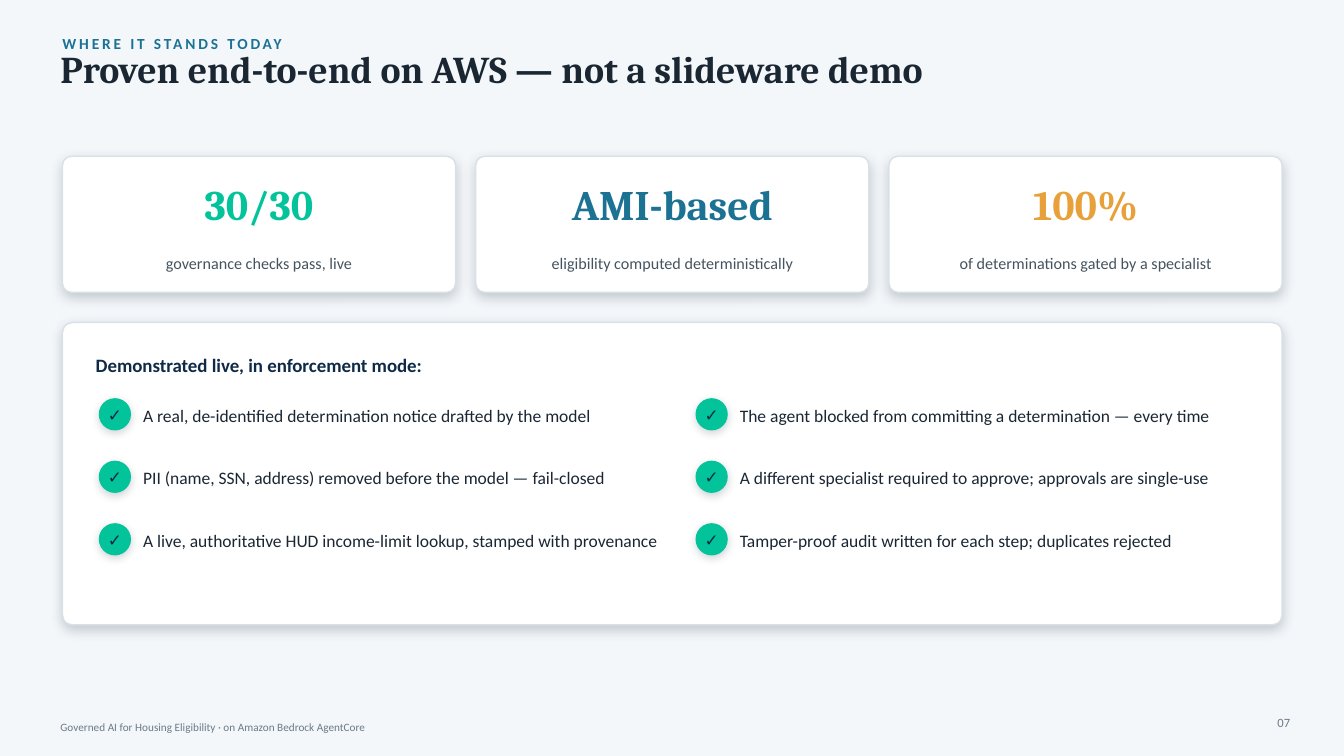
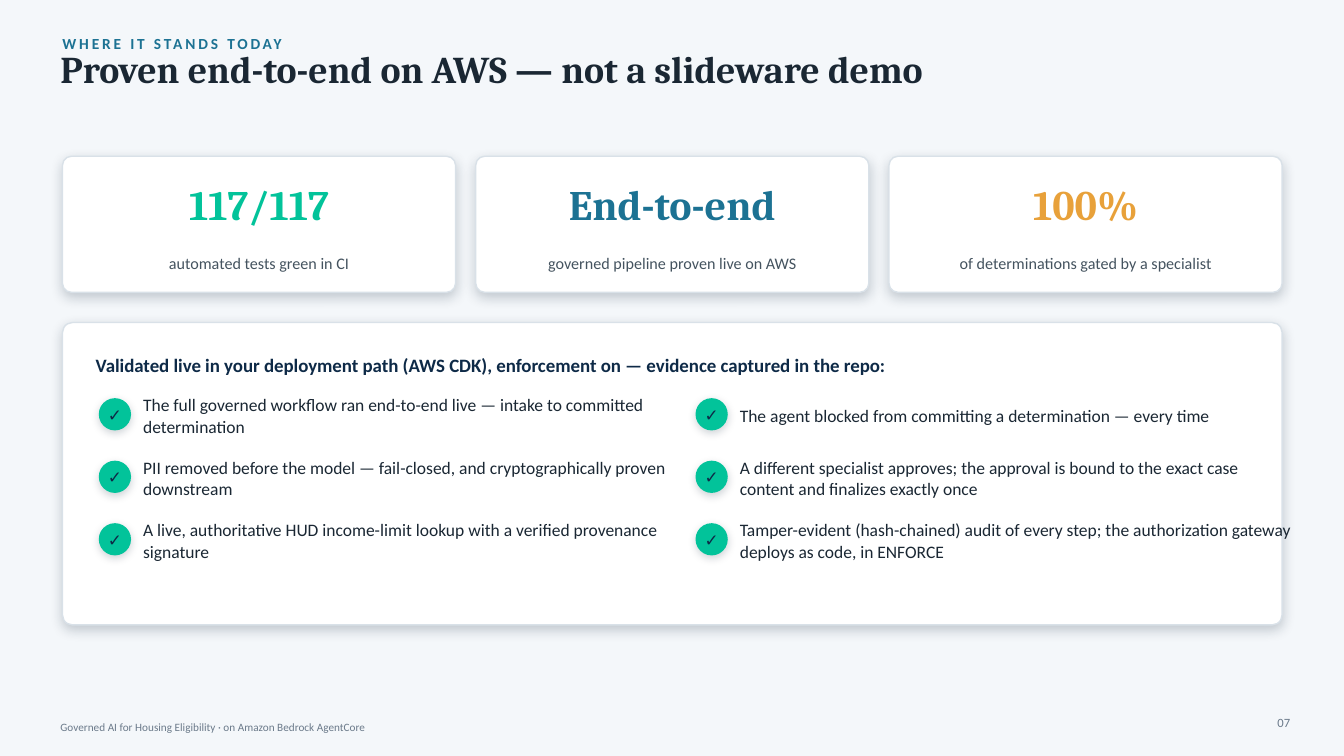
Before and after one commit to virtualryder/Housing_eligibility_agent, a slide deck: slide 7 of docs/Housing-AgentCore-Customer.pptx. Drawn at 1344x756 pixels with LibreOffice and Linux fonts; fonts in the diff are those of the drawing. Boxes give left, top, right and bottom in pixels: in the first picture for what was removed or moved away, otherwise in the second. Text is boxed around its words. In the diff, an @@ line names an element or a change of style, - is before the commit and + after.

Commit message:
Docs + GTM refresh to GA-4-complete state; VALIDATED_RELEASE for v0.9.1-pilot-rc2
- README: 117 tests; new 'Validated evidence' section (live happy path, IaC gateway ENFORCE, fail-closed proofs, 8 live findings fixed)
- VALIDATED_RELEASE.md: rc2 release block + GA-4 clean-account validation table
- PRODUCTION-PLAN: A8 formal release DONE
- GTM: customer + leadership deck proof slides rebuilt on captured evidence; regulatory doc evidence rows updated; Depth-Evidence points to production validation evidence; decks/docx regenerated from generators

```diff
--- a/docs/Housing-AgentCore-Customer.pptx
+++ b/docs/Housing-AgentCore-Customer.pptx
@@ text at bbox=[189, 190, 329, 226]: text changed @@
-30/30
+117/117
@@ text at bbox=[569, 191, 776, 221]: text changed @@
-AMI-based
+End-to-end
@@ text at bbox=[169, 258, 349, 272]: text changed @@
-governance checks pass, live
+automated tests green in CI
@@ text at bbox=[548, 258, 796, 272]: text changed @@
-eligibility computed deterministically
+governed pipeline proven live on AWS
@@ text at bbox=[96, 358, 885, 375]: text changed @@
-Demonstrated live, in enforcement mode:
+Validated live in your deployment path (AWS CDK), enforcement on — evidence captured in the repo:
@@ text at bbox=[143, 399, 643, 433]: text changed @@
-A real, de-identified determination notice drafted by the model
+The full governed workflow ran end-to-end live — intake to committed determination
@@ text at bbox=[143, 462, 665, 495]: text changed @@
-PII (name, SSN, address) removed before the model — fail-closed
+PII removed before the model — fail-closed, and cryptographically proven downstream
@@ text at bbox=[740, 462, 1238, 498]: text changed @@
-A different specialist required to approve; approvals are single-use
+A different specialist approves; the approval is bound to the exact case content and finalizes exactly once
@@ text at bbox=[143, 524, 657, 561]: text changed @@
-A live, authoritative HUD income-limit lookup, stamped with provenance
+A live, authoritative HUD income-limit lookup with a verified provenance signature
@@ text at bbox=[740, 523, 1291, 561]: text changed @@
-Tamper-proof audit written for each step; duplicates rejected
+Tamper-evident (hash-chained) audit of every step; the authorization gateway deploys as code, in ENFORCE
```
Also in this commit, not shown: 1 other slide changed, 10 other files.
